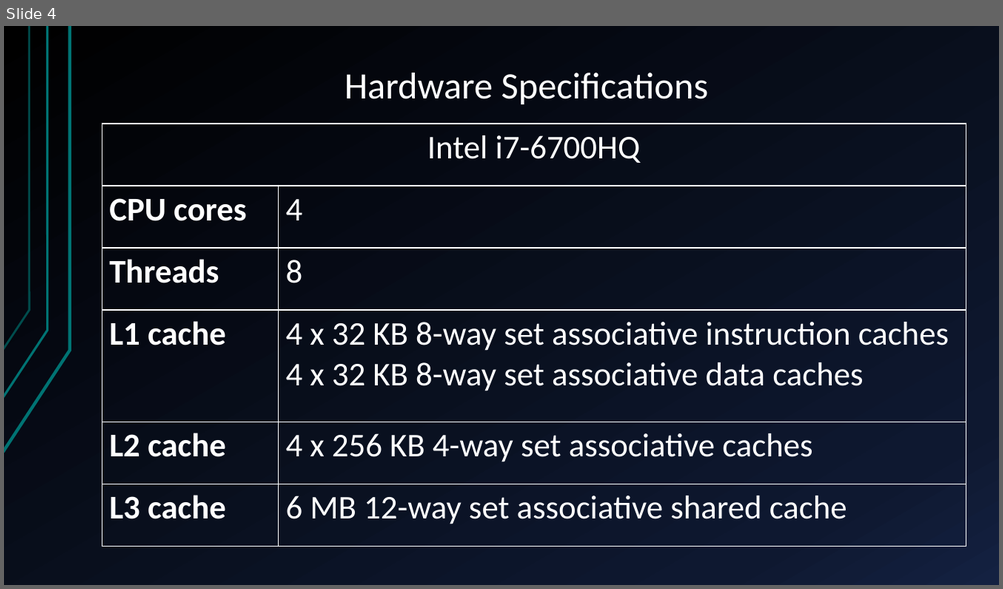
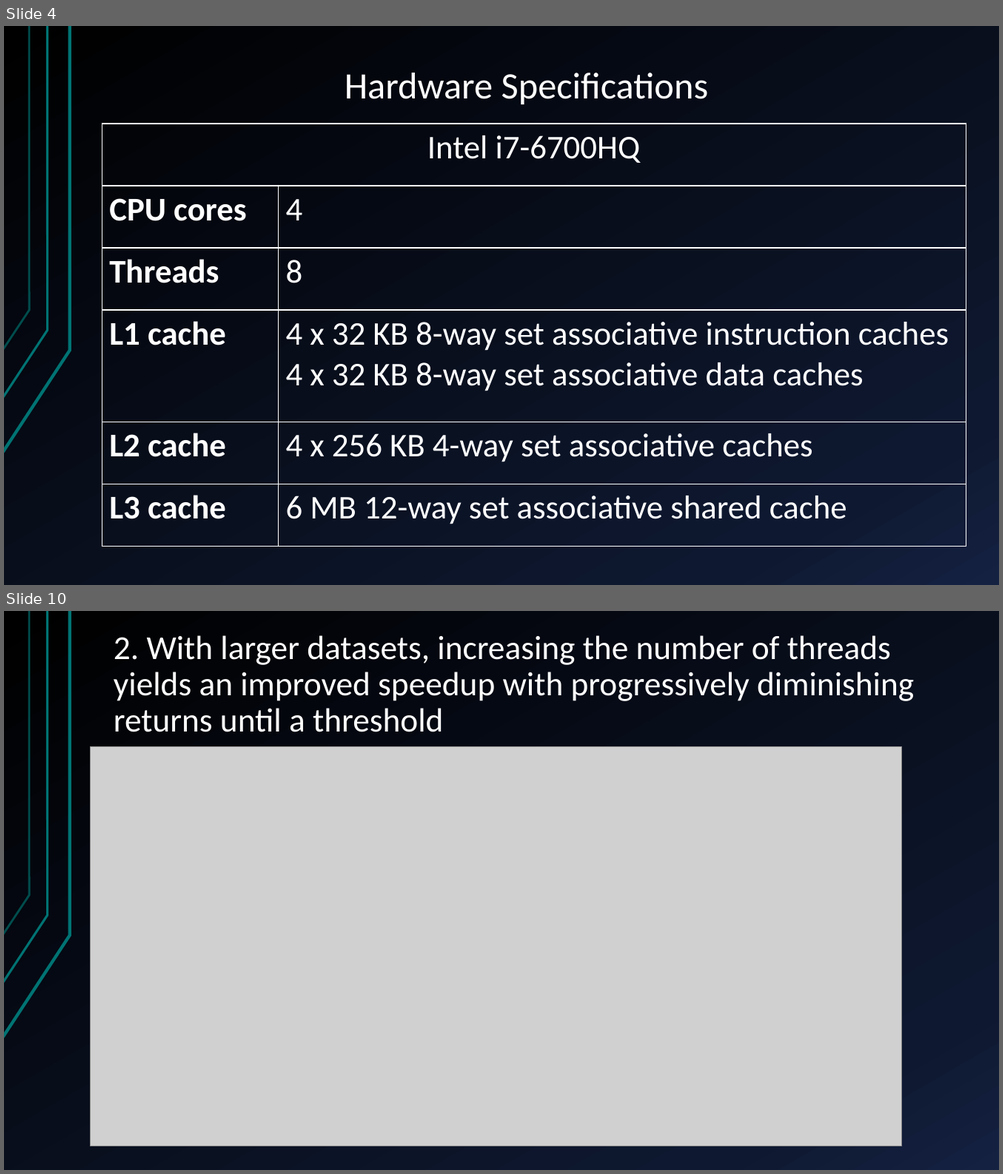
Before and after one commit to glmquint/K-Means-local, a slide deck: documentazione/presentazione.pptx. Shown one above the other, each under a label of ours: slide 4 before the commit, slides 4 and 10 after it; the slides between them are not shown. The pictures are 1003x589 and 1003x1174 pixels, drawn with LibreOffice and Linux fonts; fonts in the diff are those of the drawing; grey boxes stand for pictures. Boxes give left, top, right and bottom in pixels: in the first picture for what was removed or moved away, otherwise in the second. Text is boxed around its words. In the diff, an @@ line names an element or a change of style, - is before the commit and + after.

```diff
--- a/documentazione/presentazione.pptx
+++ b/documentazione/presentazione.pptx
@@ slide 10 added at (x1=4, y1=611, x2=999, y2=1170), background gradient #000000 to #0F1931 to #142242; not listed: 3 template elements that a slide beside it also shows @@
@@ title added at (x1=114, y1=635, x2=913, y2=732), 32.4 pt, text #FFFFFF @@
+2. With larger datasets, increasing the number of threads yields an improved speedup with progressively diminishing returns until a threshold
@@ picture added at (x1=90, y1=747, x2=901, y2=1146) @@
```
Also in this commit, not shown: 3 slides changed, 7 other slides added, 3 slides removed, 6 other files.
